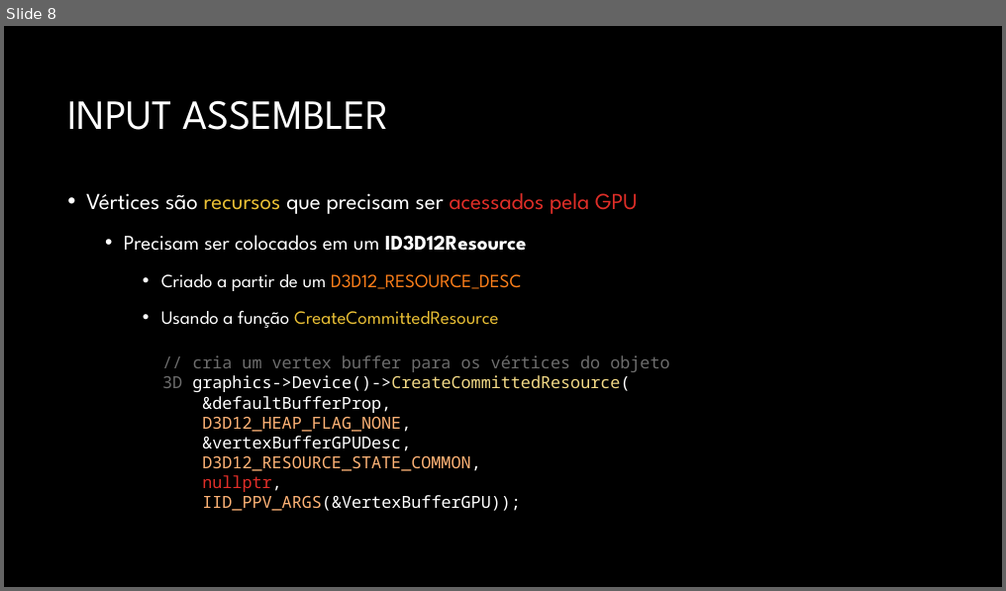
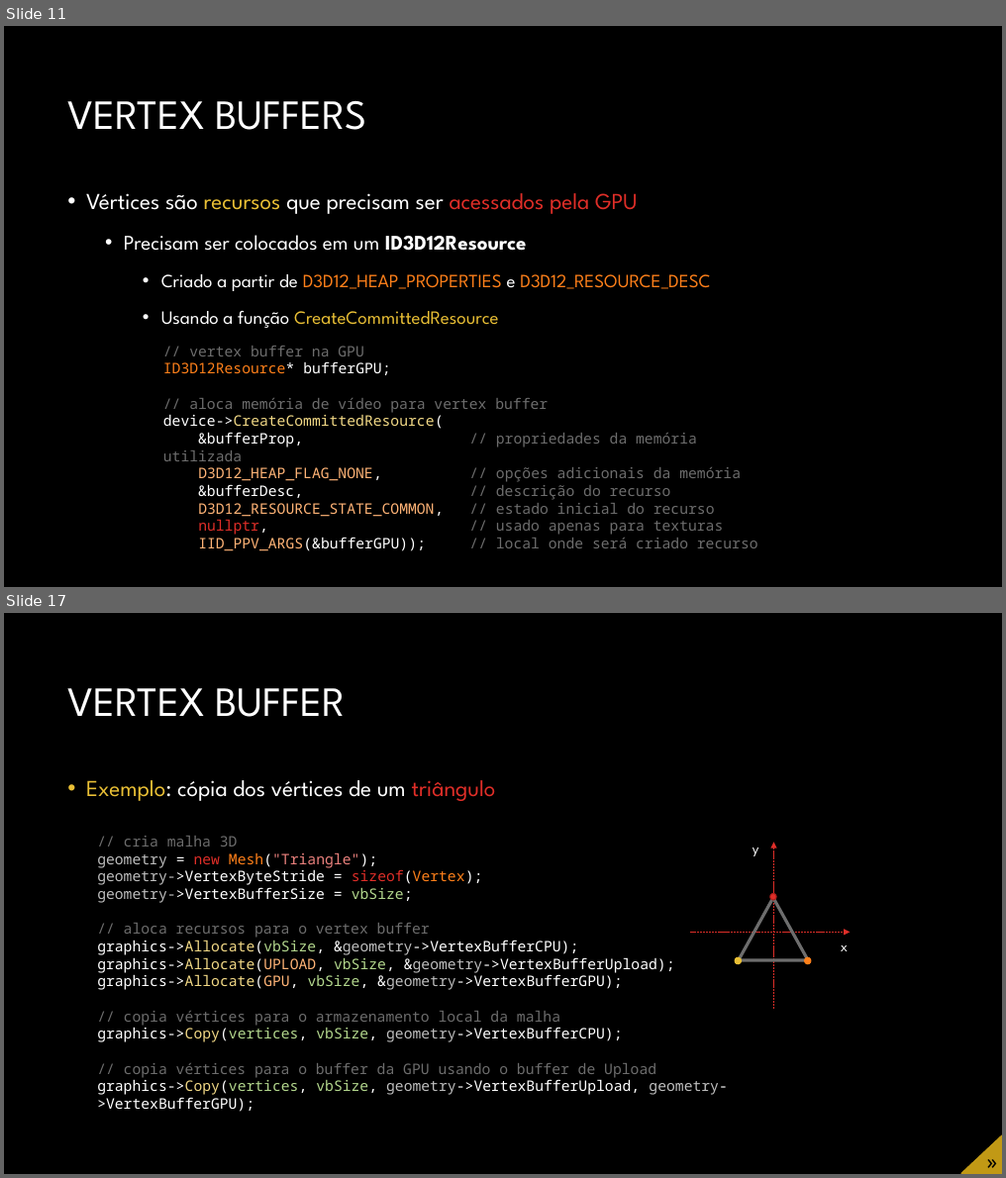
Before and after one commit to JudsonSS/CG, a slide deck: Slides/08. Desenho no Direct3D.pptx. Shown one above the other, each under a label of ours: slide 8 before the commit, slides 11 and 17 after it; the slides between them are not shown. The pictures are 1006x591 and 1006x1178 pixels, drawn with LibreOffice and Linux fonts; fonts in the diff are those of the drawing; background and template pictures are left out. Boxes give left, top, right and bottom in pixels: in the first picture for what was removed or moved away, otherwise in the second. Text is boxed around its words. In the diff, an @@ line names an element or a change of style, - is before the commit and + after.

```diff
--- a/Slides/08. Desenho no Direct3D.pptx
+++ b/Slides/08. Desenho no Direct3D.pptx
@@ slide 17 added at [4, 613, 1002, 1174], background #000000 @@
@@ title added at [67, 688, 345, 717], 40 pt, text #FFFFFF @@
+VERTEX BUFFER
@@ text added at [86, 780, 496, 801], 22 pt, text #FFFFFF @@
+• Exemplo: cópia dos vértices de um triângulo
@@ text added at [97, 836, 728, 1112], 14 pt, text #FFFFFF @@
+// cria malha 3D
+geometry = new Mesh("Triangle");
+geometry->VertexByteStride = sizeof(Vertex);
+geometry->VertexBufferSize = vbSize;
+// aloca recursos para o vertex buffer
+graphics->Allocate(vbSize, &geometry->VertexBufferCPU);
+graphics->Allocate(UPLOAD, vbSize, &geometry->VertexBufferUpload);
+graphics->Allocate(GPU, vbSize, &geometry->VertexBufferGPU);
+// copia vértices para o armazenamento local da malha
+graphics->Copy(vertices, vbSize, geometry->VertexBufferCPU);
+// copia vértices para o buffer da GPU usando o buffer de Upload
+graphics->Copy(vertices, vbSize, geometry->VertexBufferUpload, geometry->VertexBufferGPU);
@@ group added at [690, 842, 849, 1010]: 3 ellipses, 2 arrows, 2 texts, 1 triangle @@
+x
+y
@@ freeform shape added at [961, 1136, 1002, 1173], fill #C19915, outline #C19915 1 pt @@
@@ text added at [976, 1149, 1002, 1174], 20 pt, text #000000 @@
+»
@@ what was slide 8 is now slide 11 @@
@@ slide 11 changed as well @@
@@ title at [67, 100, 366, 130]: text changed @@
-INPUT ASSEMBLER
+VERTEX BUFFERS
@@ text at [161, 274, 710, 291]: text changed @@
-    • Criado a partir de um D3D12_RESOURCE_DESC
+    • Criado a partir de D3D12_HEAP_PROPERTIES e D3D12_RESOURCE_DESC
@@ text at [163, 346, 758, 552]: text changed; size 16 to 14 pt; text colour #FFFFFF to #6D6D6D @@
-// cria um vertex buffer para os vértices do objeto 3D graphics->Device()->CreateCommittedResource(
-&defaultBufferProp,
-D3D12_HEAP_FLAG_NONE,
-&vertexBufferGPUDesc,
-D3D12_RESOURCE_STATE_COMMON,
-nullptr,
-IID_PPV_ARGS(&VertexBufferGPU));
+// vertex buffer na GPU
+ID3D12Resource* bufferGPU;
+// aloca memória de vídeo para vertex buffer
+device->CreateCommittedResource(
+&bufferProp, // propriedades da memória utilizada
+D3D12_HEAP_FLAG_NONE, // opções adicionais da memória
+&bufferDesc, // descrição do recurso
+D3D12_RESOURCE_STATE_COMMON, // estado inicial do recurso
+nullptr, // usado apenas para texturas
+IID_PPV_ARGS(&bufferGPU)); // local onde será criado recurso
```
Also in this commit, not shown: 6 other slides changed, 32 other slides added, 16 slides removed.
